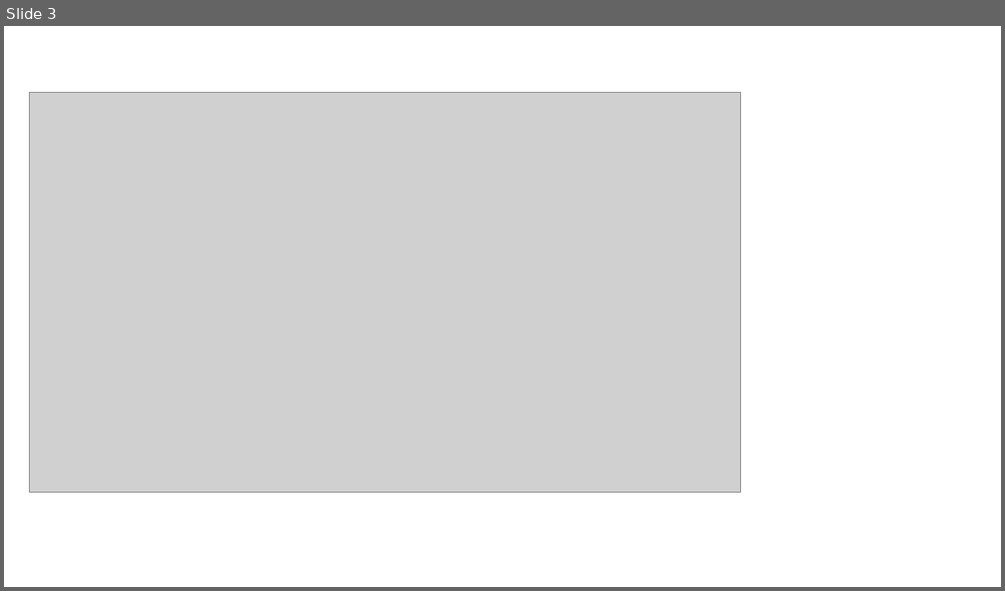
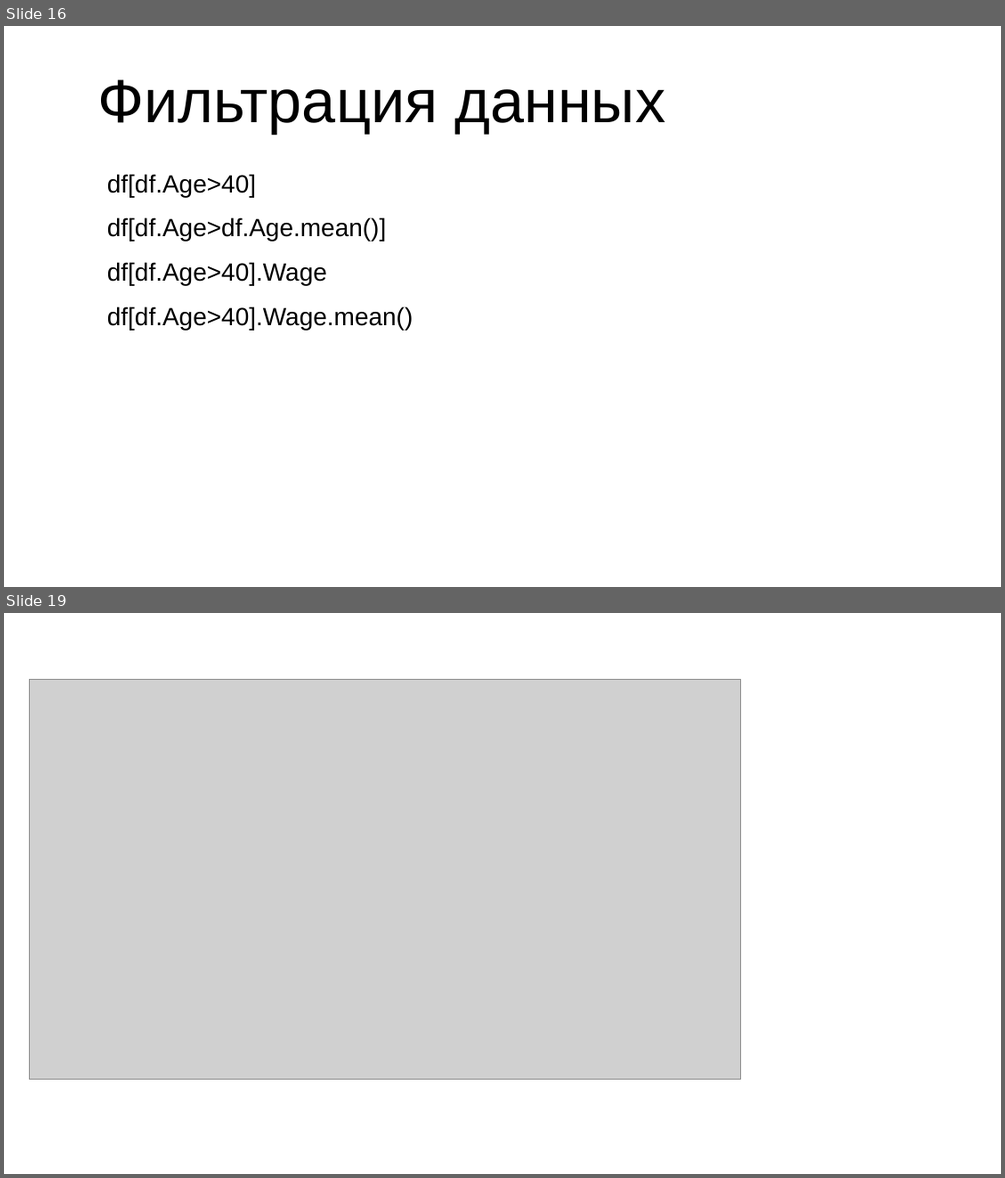
Before and after one commit to nesrv/pt-cgis, a slide deck: m30/ppt/презентация.pptx. Shown one above the other, each under a label of ours: slide 3 before the commit, slides 16 and 19 after it; the slides between them are not shown. The pictures are 1005x591 and 1005x1178 pixels, drawn with LibreOffice and Linux fonts; fonts in the diff are those of the drawing; grey boxes stand for pictures; background and template pictures are left out. Boxes give left, top, right and bottom in pixels: in the first picture for what was removed or moved away, otherwise in the second. Text is boxed around its words. In the diff, an @@ line names an element or a change of style, - is before the commit and + after.

```diff
--- a/m30/ppt/презентация.pptx
+++ b/m30/ppt/презентация.pptx
@@ slide 16 added at <box>4,26,1001,587</box>, background #FFFFFF @@
@@ title added at <box>97,79,665,133</box>, 44 pt, text #000000 @@
+Фильтрация данных
@@ text added at <box>107,174,256,197</box>, 18 pt, text #000000 @@
+df[df.Age>40]
@@ text added at <box>107,217,386,241</box>, 18 pt, text #000000 @@
+df[df.Age>df.Age.mean()]
@@ text added at <box>107,262,327,285</box>, 18 pt, text #000000 @@
+df[df.Age>40].Wage
@@ text added at <box>107,306,413,329</box>, 18 pt, text #000000 @@
+df[df.Age>40].Wage.mean()
@@ what was slide 3 is now slide 19 @@
```
Also in this commit, not shown: 15 other slides added, 4 other files.
